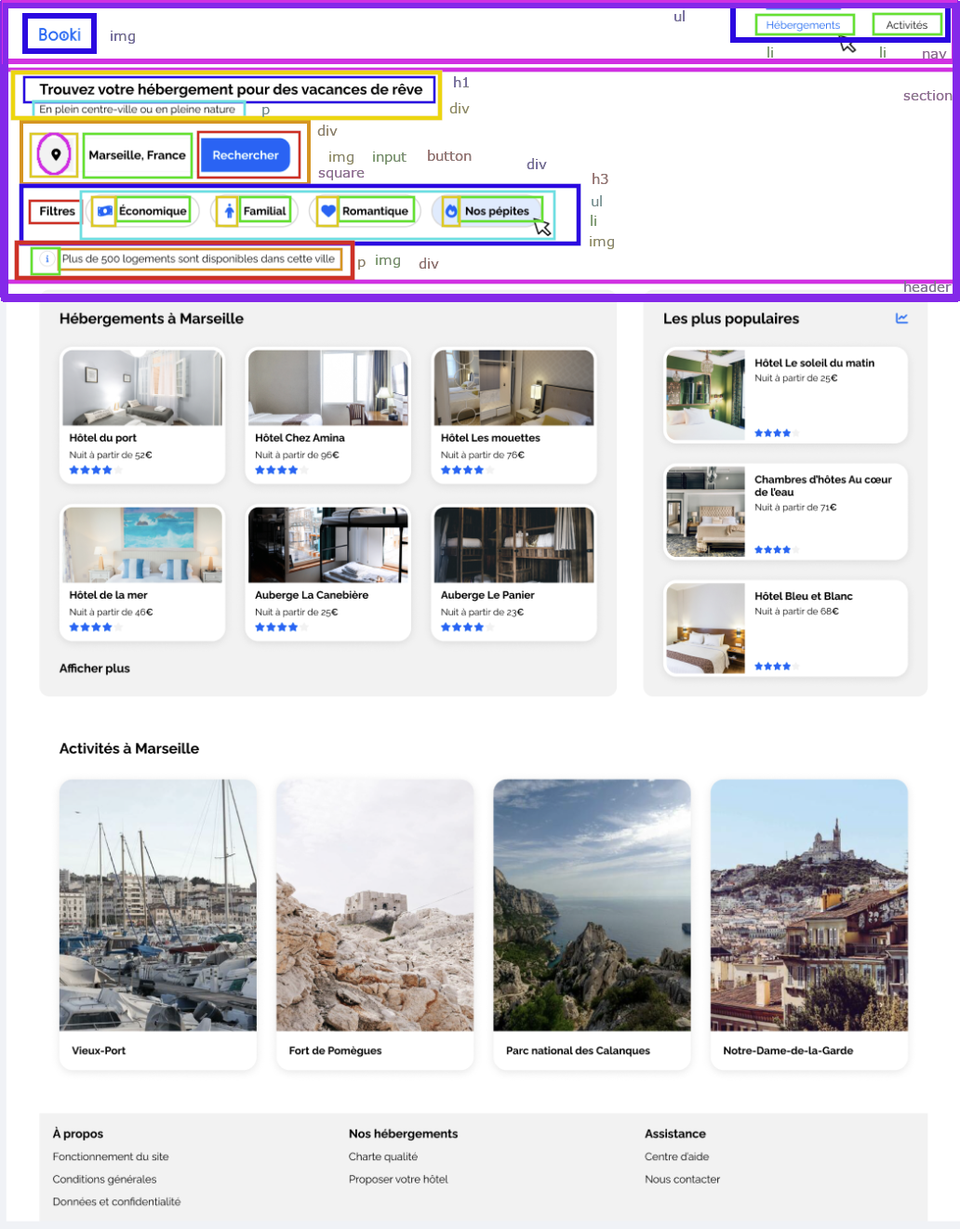
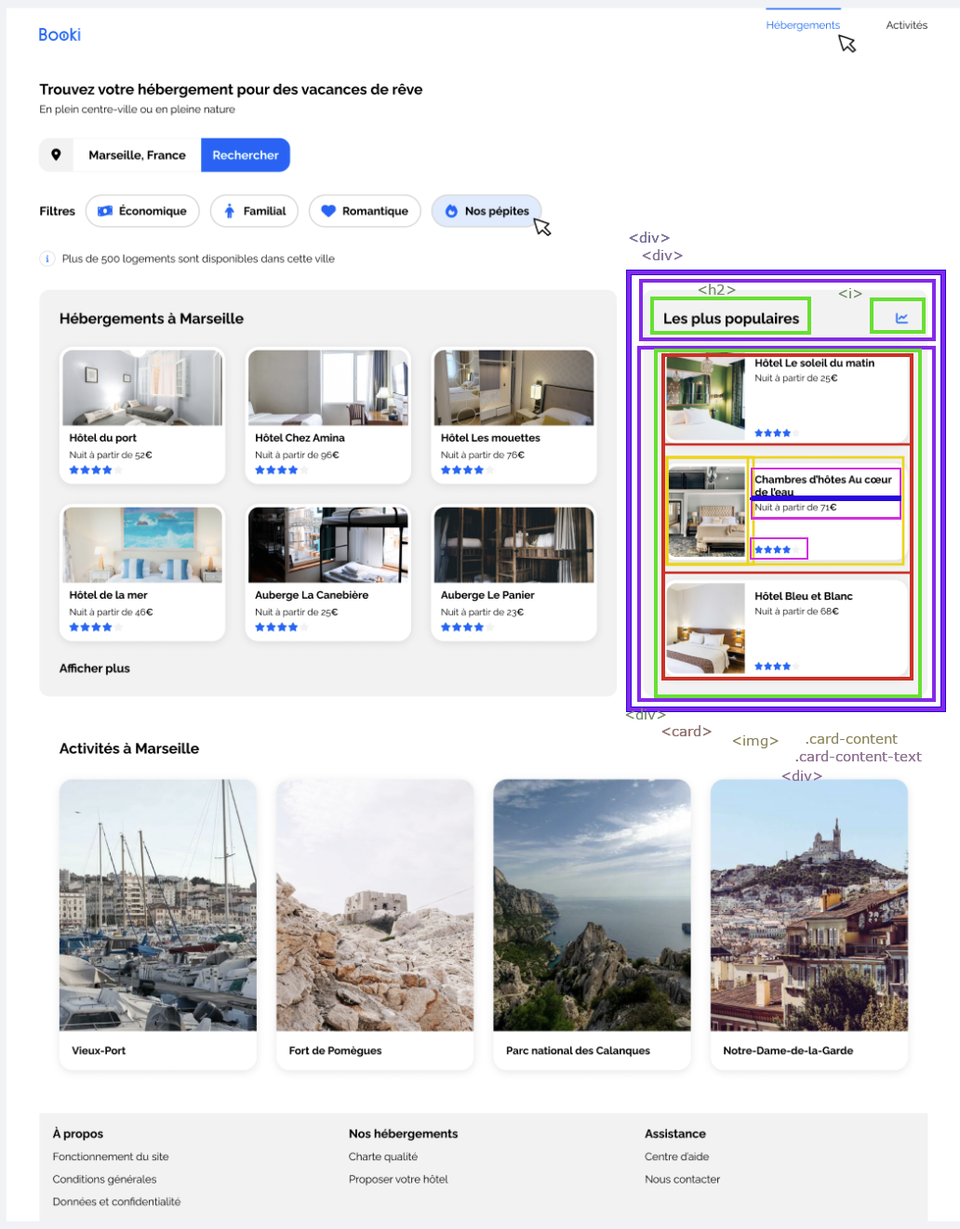
Comparing the layer stacks of the two 960px x 1229px images. Changes:
renamed "Layer" to "<i>", painted on it over <box>1,0,958,303</box>
added layer "<h2>" above "<div>" over <box>697,283,736,295</box>
renamed "BOOKI ss.png" to "<div>", moved it above "<div> #1", painted on it over <box>0,0,960,782</box>
added layer "<div> #1" above "<card>" over <box>641,249,683,261</box>
added layer "<card>" above "<div> #2" over <box>661,725,712,737</box>
renamed "img" to "<div> #2", moved it above ".card-content", painted on it over <box>110,30,666,720</box>
renamed "li #2" to ".card-content", moved it above "<img>", painted on it over <box>767,46,898,744</box>
renamed "ul #1" to "<img>", painted on it over <box>674,10,779,749</box>
renamed "li #1" to ".card-content-text", painted on it over <box>794,46,922,762</box>
renamed "nav" to "<div> #3", moved it above "BOOKI ss.png", painted on it over <box>781,51,947,782</box>
renamed "section" to "BOOKI ss.png", painted on it over <box>0,0,960,782</box>
removed layer "h1" over <box>453,76,469,88</box>
removed layer "img #1" over <box>329,151,354,165</box>
removed layer "div" over <box>317,124,338,136</box>
removed layer "input" over <box>372,151,407,165</box>
removed layer "button #2" over <box>427,149,472,161</box>
removed layer "div #1" over <box>526,158,547,170</box>
removed layer "h3" over <box>592,172,609,185</box>
removed layer "img #2" over <box>589,236,614,250</box>
removed layer "img ..." over <box>375,254,400,268</box>
removed layer "div #2" over <box>418,257,439,269</box>
removed layer "div #3" over <box>449,102,470,114</box>
removed layer "square" over <box>317,170,365,181</box>
removed layer "header" over <box>903,280,952,292</box>
…and 4 more changes (4 removed)
